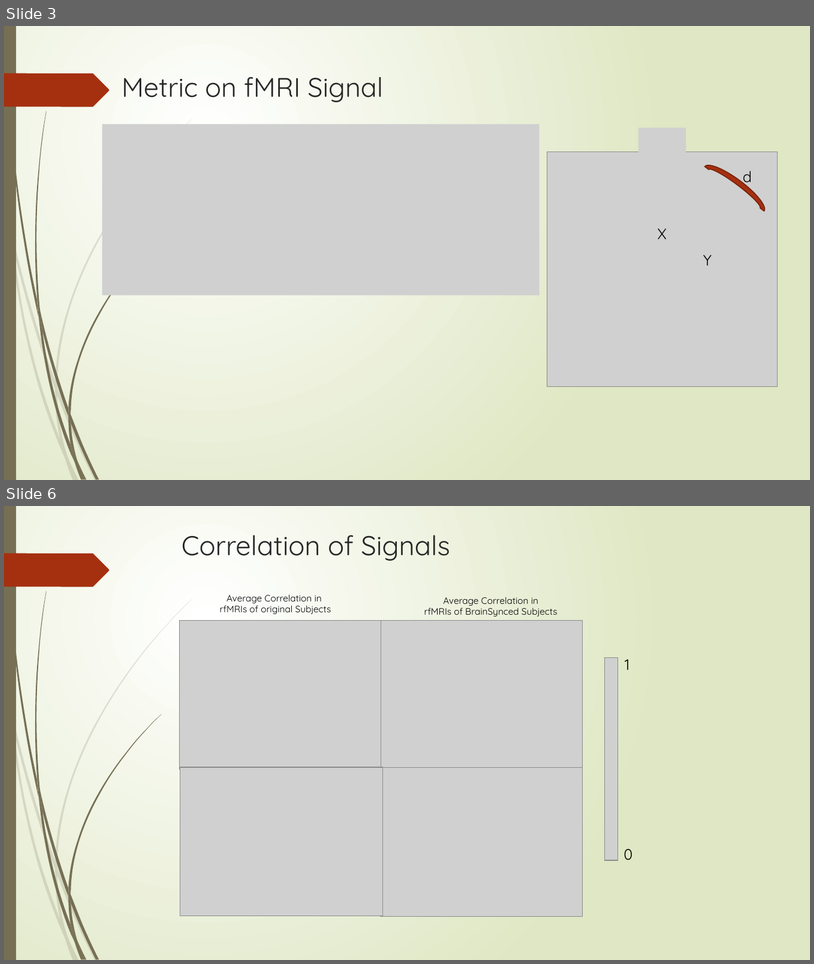
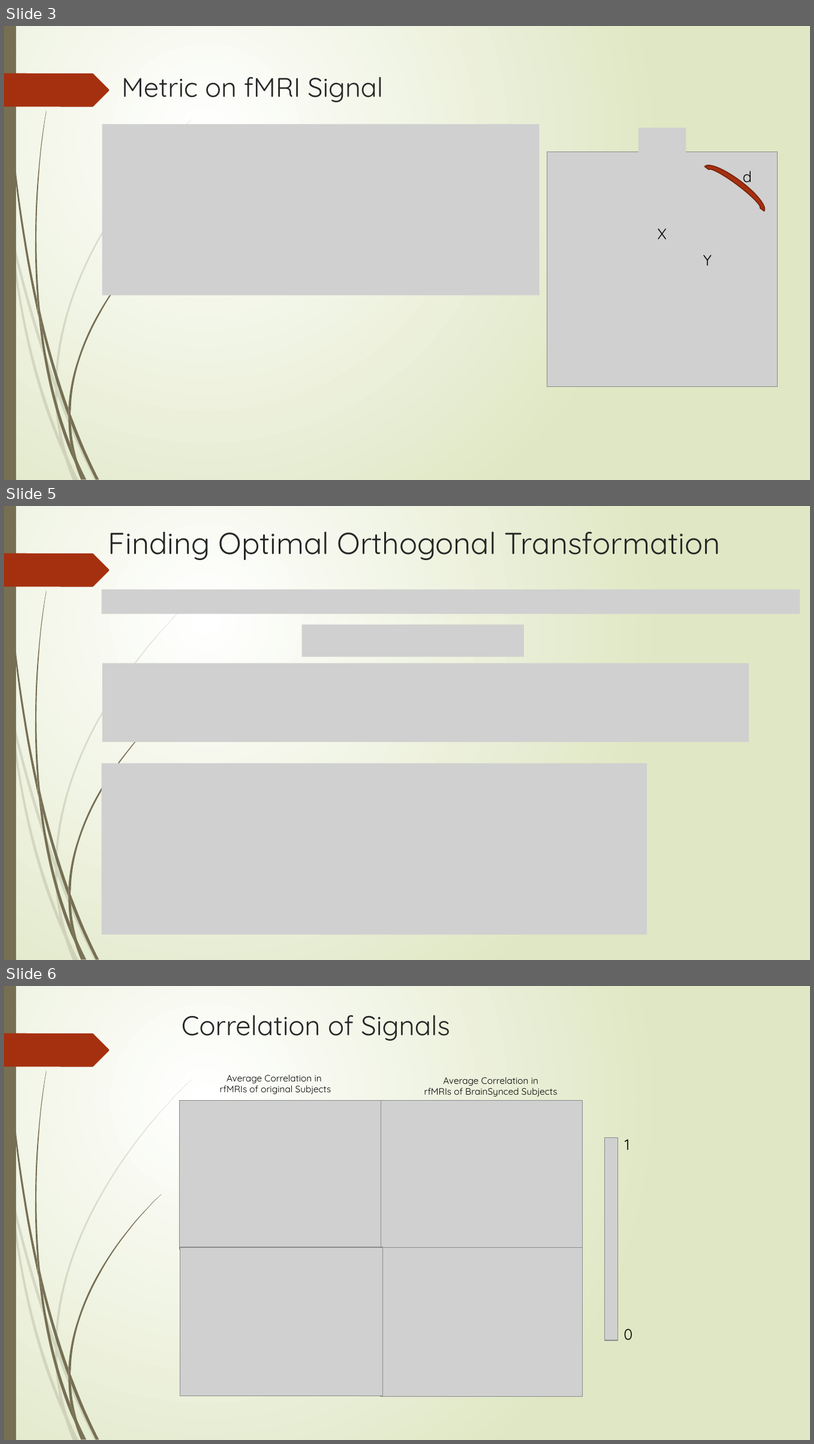
Before and after one commit to ajoshiusc/cortical_parcellation, a slide deck: docs/brain_sync.pptx. Shown one above the other, each under a label of ours: slides 3 and 6 before the commit, slides 3, 5 and 6 after it; the slides between them are not shown. The pictures are 814x964 and 814x1444 pixels, drawn with LibreOffice and Linux fonts; fonts in the diff are those of the drawing; grey boxes stand for pictures. Boxes give left, top, right and bottom in pixels: in the first picture for what was removed or moved away, otherwise in the second. Text is boxed around its words. In the diff, an @@ line names an element or a change of style, - is before the commit and + after.

```diff
--- a/docs/brain_sync.pptx
+++ b/docs/brain_sync.pptx
@@ slide 5 added at bbox=[4, 506, 810, 960], background gradient #FFFFFF to #DFE8C4; not listed: 24 template elements that a slide beside it also shows @@
@@ title added at bbox=[108, 531, 721, 560], 36 pt, text #262626 @@
+Finding Optimal Orthogonal Transformation
@@ picture added at bbox=[101, 589, 800, 613] @@
@@ picture added at bbox=[302, 625, 524, 657] @@
@@ picture added at bbox=[102, 663, 749, 742] @@
@@ picture added at bbox=[101, 763, 647, 934] @@
```
Also in this commit, not shown: 5 slides changed, 4 other slides added, 1 slide removed.
